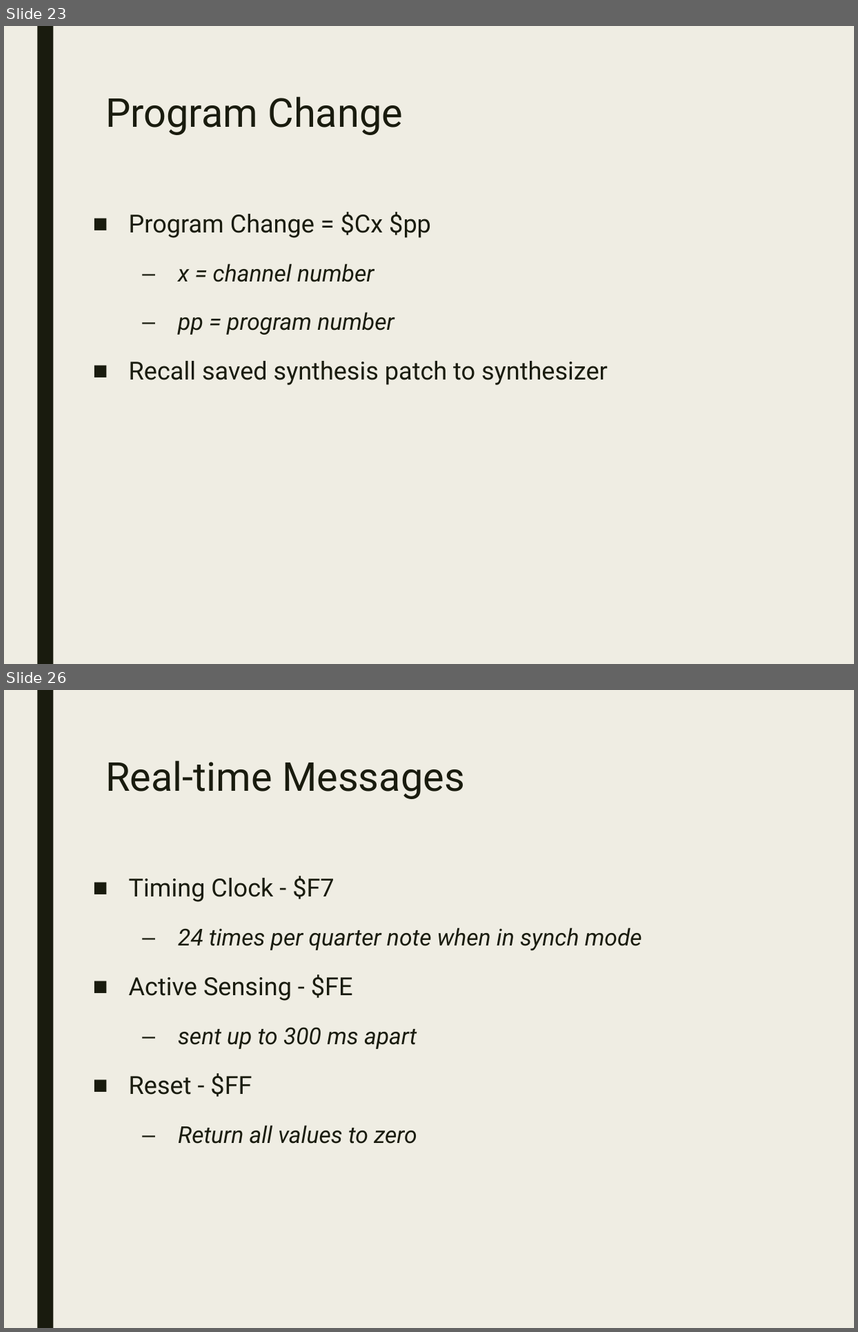
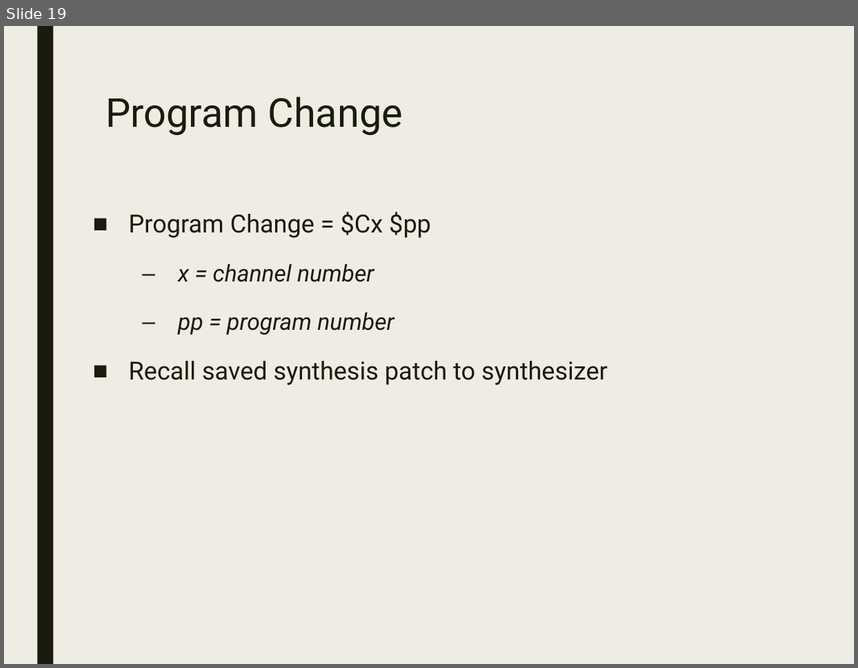
Before and after one commit to lsu-emdm/Max-at-LSU, a slide deck: fall_2022/presentations/Representing Musical Information.pptx. Shown one above the other, each under a label of ours: slides 23 and 26 before the commit, slide 19 after it; the slides between them are not shown. The pictures are 858x1332 and 858x668 pixels, drawn with LibreOffice and Linux fonts; fonts in the diff are those of the drawing. Boxes give left, top, right and bottom in pixels: in the first picture for what was removed or moved away, otherwise in the second. Text is boxed around its words. In the diff, an @@ line names an element or a change of style, - is before the commit and + after.

```diff
--- a/fall_2022/presentations/Representing Musical Information.pptx
+++ b/fall_2022/presentations/Representing Musical Information.pptx
@@ slide 26 removed at [4,690,854,1328], background #EFEDE3; not listed: 1 template element that a slide beside it also shows @@
@@ title removed at [105,760,465,799] @@
-Real-time Messages
@@ text removed at [129,876,642,1143] @@
-■ Timing Clock - $F7
-  – 24 times per quarter note when in synch mode
-■ Active Sensing - $FE
-  – sent up to 300 ms apart
-■ Reset - $FF
-  – Return all values to zero
@@ what was slide 23 is now slide 19 @@
```
Also in this commit, not shown: 1 slide changed, 7 other slides removed, 18 other files.
